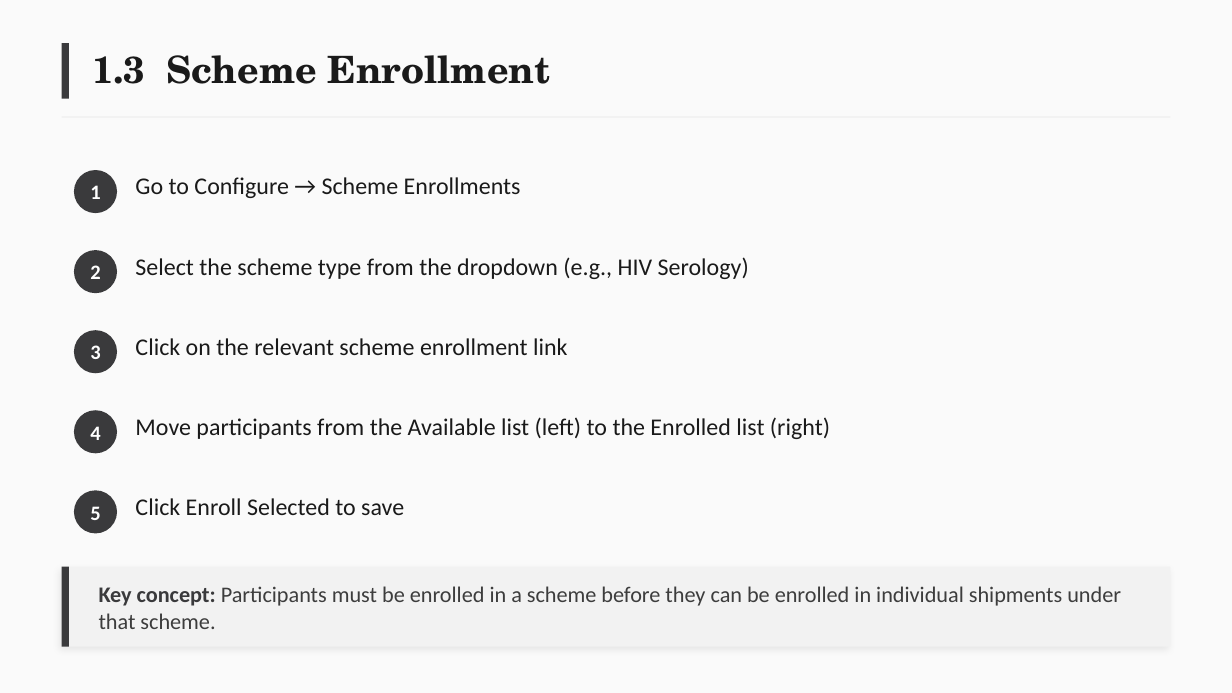
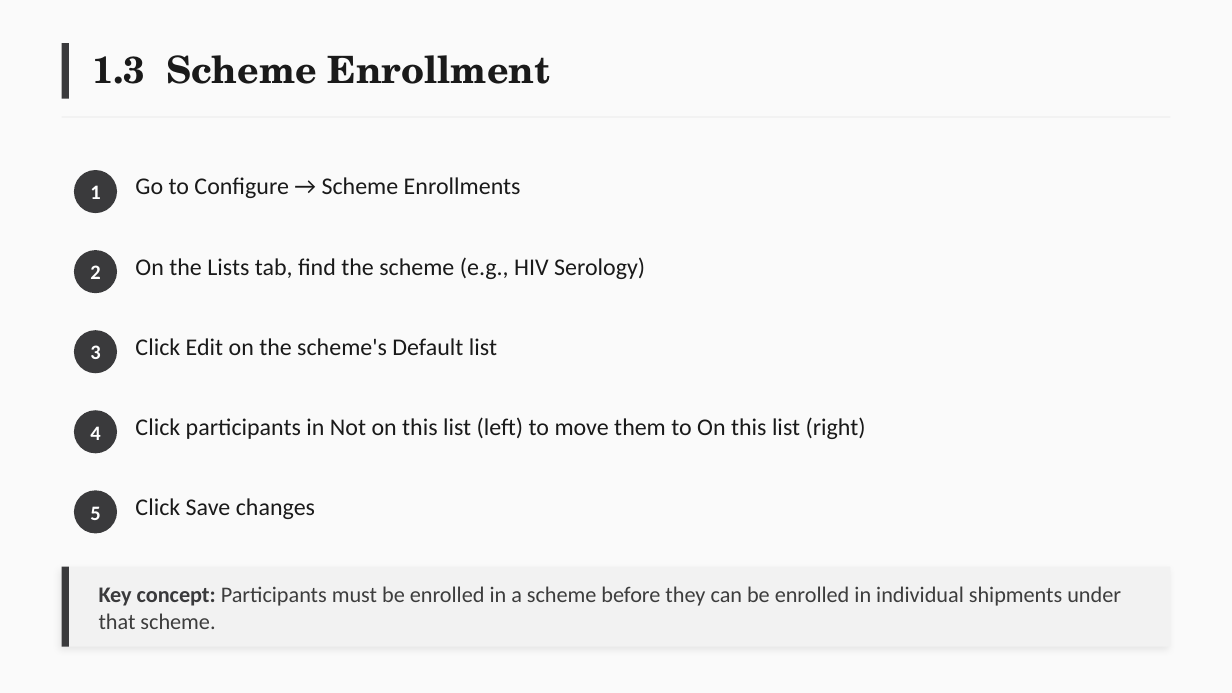
Before and after one commit to deforay/ept, a slide deck: slide 8 of docs/training/ePT-Training-Curriculum.pptx. Drawn at 1232x693 pixels with LibreOffice and Linux fonts; fonts in the diff are those of the drawing. Boxes give left, top, right and bottom in pixels: in the first picture for what was removed or moved away, otherwise in the second. Text is boxed around its words. In the diff, an @@ line names an element or a change of style, - is before the commit and + after.

```diff
--- a/docs/training/ePT-Training-Curriculum.pptx
+++ b/docs/training/ePT-Training-Curriculum.pptx
@@ text at box(135, 257, 645, 279): text changed @@
-Select the scheme type from the dropdown (e.g., HIV Serology)
+On the Lists tab, find the scheme (e.g., HIV Serology)
@@ text at box(135, 338, 497, 355): text changed @@
-Click on the relevant scheme enrollment link
+Click Edit on the scheme's Default list
@@ text at box(135, 417, 866, 439): text changed @@
-Move participants from the Available list (left) to the Enrolled list (right)
+Click participants in Not on this list (left) to move them to On this list (right)
@@ text at box(135, 498, 315, 519): text changed @@
-Click Enroll Selected to save
+Click Save changes
```
Also in this commit, not shown: 1 other slide changed, 8 other files.
